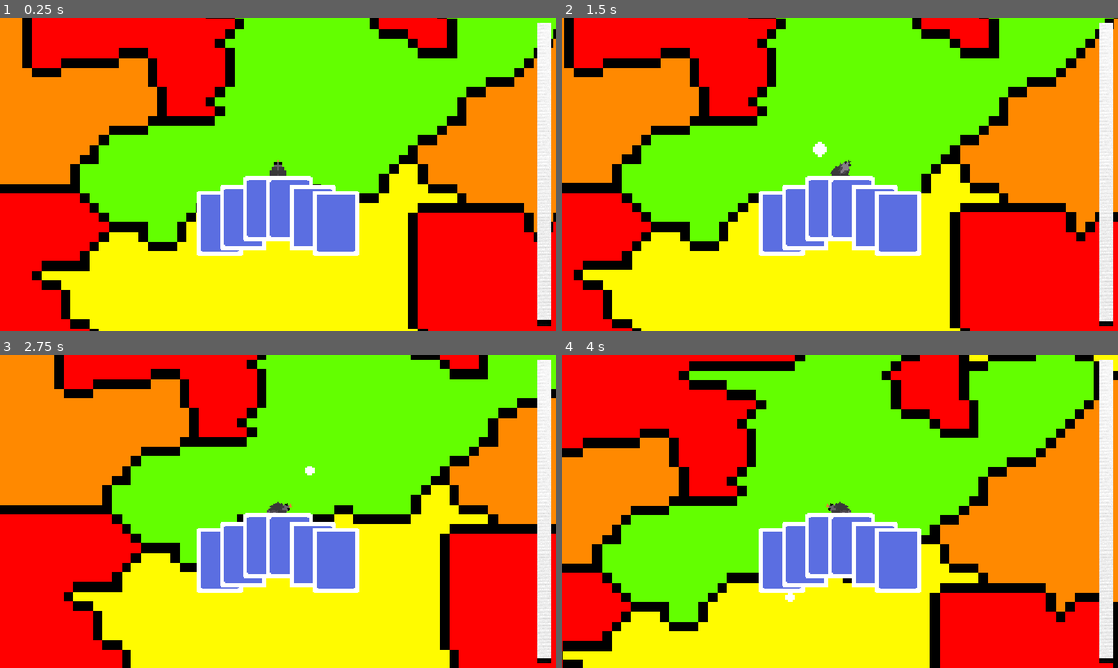
Above: before the commit, frames 1-4 (two rows, left to right).
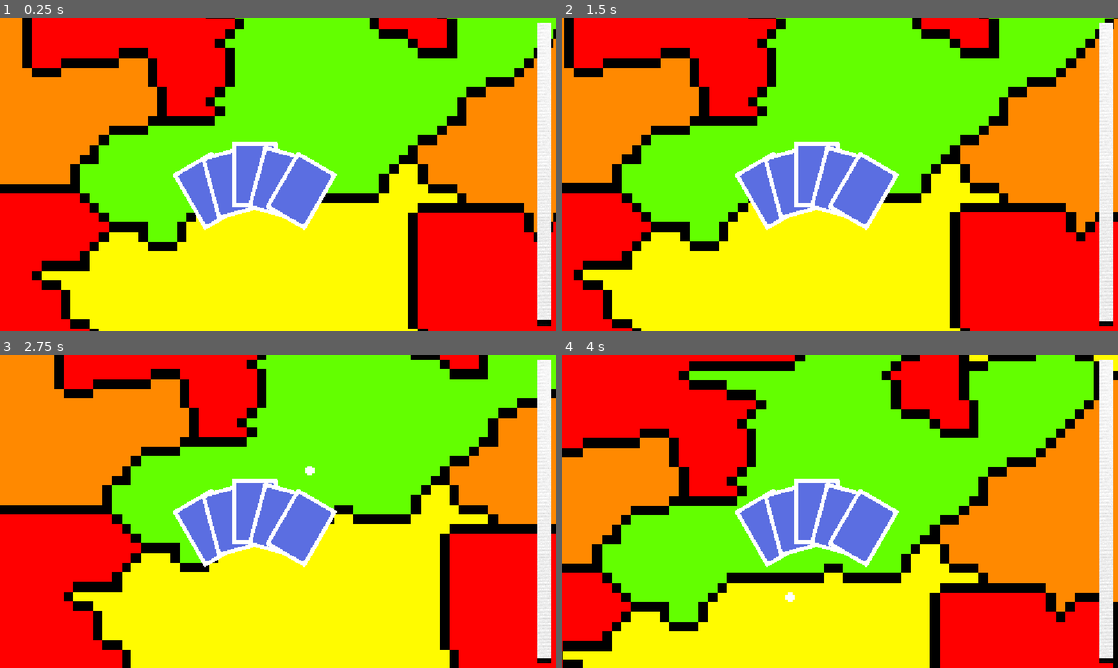
Above: after the commit, the same moments.

Repository: errorcodezero/horizons-nexus
Game: Godot game, scene res://scenes/main.tscn
Two runs of this game, one before a commit and one after it. Both use one fixed random seed, a clock stepped at 60 frames per second and the inputs below.
Inputs (mouse positions are in pixels of both pictures, inside the frame that each line leads up to):
- Up to frame 1 (0.25 s): no input
- Up to frame 2 (1.5 s): tap Enter (dialogs_continue_action) at 0.5 s; move the mouse to (962, 158) at 0.52 s; hold D (Turn Right) 0.53-1.25 s; hold Space (Action) 0.53-1.25 s; click (962, 158) at 0.67 s; drag from (728, 190) to (812, 237) at 1.27 s
- Up to frame 3 (2.75 s): move the mouse to (333, 442) at 2.02 s; hold D (Turn Right) from 2.03 s (still down); hold Space (Action) from 2.03 s (still down)
- Up to frame 4 (4 s): release D (Turn Right) at 2.75 s; release Space (Action) at 2.75 s; drag from (812, 574) to (673, 464) at 2.77 s; move the mouse to (1006, 558) at 3.52 s; hold A (Turn Left) from 3.53 s (still down); hold Space (Action) from 3.53 s (still down)

The runs differ from the first frame. In frame 1, 7.7% of the frame differs, in the area x 31-65%, y 39-76%; in frame 2, 7.7%; in frame 3, 7.7%; in frame 4, 7.7%.

Commit message:
card animation

Diff:
--- a/scenes/cards/card_holder.gd
+++ b/scenes/cards/card_holder.gd
@@ -1,26 +1,31 @@
 extends Control
 
-@export var spacingCurve: Curve
 @export var liftCurve: Curve
 @export var cardsOverlap: float = 0.5
+@export var maxRotation: float = PI/6
 
-var basePosition = position
+var basePosition: Vector2
+
 var mousePressed: bool
 var mousePosition: Vector2
 
 var cards: Array[CardBody]
 
 func updateCards():
+	basePosition = get_viewport_rect().size / 2
 	var cardsSize: int = cards.size()
 	if cardsSize == 0:
 		return
 	for cardIndex: int in range(cardsSize):
 		var card: CardBody = cards[cardIndex]
 		var ratio: float = 0.5 if cardsSize == 1 else float(cardIndex) / float(cardsSize - 1)
+		var centered: float = ratio * 2.0 - 1.0
 		var lift: float = liftCurve.sample(ratio)
-		var cardDimentions: Vector2 = card.size * card.scale
+		var cardDimentions: Vector2 = card.get_rect().size * card.scale
 		card.z_index = cardIndex
-		card.position = basePosition + Vector2(cardIndex * cardDimentions.x * cardsOverlap, 0.175 - lift * cardDimentions.y / 4) - Vector2(cardDimentions.x + (cardsOverlap * cardDimentions.x * (cardsSize - 1)), 0) / 2
+		card.global_position = basePosition + Vector2(cardIndex * cardDimentions.x * cardsOverlap, 0.175 - lift * cardDimentions.y / 4) - Vector2(cardDimentions.x + (cardsOverlap * cardDimentions.x * (cardsSize - 1)), 0) / 2
+		card.rotation = centered * maxRotation
+
 
 func _input(event: InputEvent) -> void:
 	if event.is_action_pressed("Left Click"):
--- a/scenes/cards/card_holder.tscn
+++ b/scenes/cards/card_holder.tscn
@@ -1,12 +1,6 @@
 [gd_scene format=3 uid="uid://bht8rjss5tv6h"]
 
 [ext_resource type="Script" uid="uid://ddvbvmf8tyoq7" path="res://scenes/cards/card_holder.gd" id="1_rdri3"]
-
-[sub_resource type="Curve" id="Curve_rdri3"]
-_limits = [-1.0, 1.0, 0.0, 1.0]
-_data = [Vector2(0, -1), 0.0, 2.0100503, 0, 0, Vector2(1, 1), 1.9356993, 0.0, 0, 0]
-point_count = 2
-metadata/_snap_enabled = true
 
 [sub_resource type="Curve" id="Curve_507wa"]
 _limits = [-1.0, 0.0, 0.0, 1.0]
@@ -17,9 +11,7 @@
 layout_mode = 3
 anchors_preset = 0
 script = ExtResource("1_rdri3")
-spacingCurve = SubResource("Curve_rdri3")
 liftCurve = SubResource("Curve_507wa")
 
 [connection signal="child_entered_tree" from="." to="." method="_on_child_entered_tree"]
 [connection signal="child_exiting_tree" from="." to="." method="_on_child_exiting_tree"]
-[connection signal="child_order_changed" from="." to="." method="_on_child_order_changed"]
--- a/scenes/cards/cards.gd
+++ b/scenes/cards/cards.gd
@@ -1,2 +1,2 @@
 class_name CardBody
-extends TextureRect
+extends Sprite2D
--- a/scenes/cards/cards.tscn
+++ b/scenes/cards/cards.tscn
@@ -3,11 +3,7 @@
 [ext_resource type="Texture2D" uid="uid://d07kxum0lk8xn" path="res://assets/card_template.png" id="1_m273a"]
 [ext_resource type="Script" uid="uid://b0f0wluclee80" path="res://scenes/cards/cards.gd" id="2_6k1sf"]
 
-[node name="Cards" type="TextureRect" unique_id=763638295]
-offset_right = 750.0
-offset_bottom = 1050.0
+[node name="Cards" type="Sprite2D" unique_id=1193239210]
 scale = Vector2(0.128, 0.128)
 texture = ExtResource("1_m273a")
-expand_mode = 1
-stretch_mode = 4
 script = ExtResource("2_6k1sf")
--- a/scenes/main.tscn
+++ b/scenes/main.tscn
@@ -11,6 +11,7 @@
 [node name="city" type="Node2D" parent="." unique_id=1402288511]
 
 [node name="San Francisco" parent="city" unique_id=1350068862 instance=ExtResource("1_0wfyh")]
+z_index = -2
 
 [node name="SpeedHUD" parent="." unique_id=1818098063 instance=ExtResource("2_jyhfs")]
 
@@ -24,25 +25,20 @@
 grow_vertical = 2
 
 [node name="Cards" parent="SpeedHUD/cardHolder" unique_id=1942821490 instance=ExtResource("4_tbgi4")]
+layout_mode = 1
+
+[node name="Cards2" parent="SpeedHUD/cardHolder" unique_id=763638295 instance=ExtResource("4_tbgi4")]
+layout_mode = 1
+
+[node name="Cards3" parent="SpeedHUD/cardHolder" unique_id=1107575124 instance=ExtResource("4_tbgi4")]
+layout_mode = 1
+
+[node name="Cards4" parent="SpeedHUD/cardHolder" unique_id=1083686272 instance=ExtResource("4_tbgi4")]
 layout_mode = 0
+anchors_preset = 0
 
-[node name="Cards2" parent="SpeedHUD/cardHolder" unique_id=1939541485 instance=ExtResource("4_tbgi4")]
+[node name="Cards5" parent="SpeedHUD/cardHolder" unique_id=1895250932 instance=ExtResource("4_tbgi4")]
 layout_mode = 0
-
-[node name="Cards3" parent="SpeedHUD/cardHolder" unique_id=763638295 instance=ExtResource("4_tbgi4")]
-layout_mode = 0
-
-[node name="Cards4" parent="SpeedHUD/cardHolder" unique_id=1482633079 instance=ExtResource("4_tbgi4")]
-layout_mode = 0
-
-[node name="Cards5" parent="SpeedHUD/cardHolder" unique_id=1007668231 instance=ExtResource("4_tbgi4")]
-layout_mode = 0
-offset_left = -576.0
-offset_top = -324.0
-offset_right = 174.0
-offset_bottom = 726.0
-
-[node name="Cards6" parent="SpeedHUD/cardHolder" unique_id=1838298534 instance=ExtResource("4_tbgi4")]
-layout_mode = 0
+anchors_preset = 0
 
 [node name="Pigeon" parent="." unique_id=2018570939 instance=ExtResource("3_sugp2")]
--- a/scenes/pigeon/pigeon.gd
+++ b/scenes/pigeon/pigeon.gd
@@ -9,7 +9,6 @@
 @onready var sprite_2d: Sprite2D = $Sprite2D
 @onready var cooldown: Timer = $Cooldown
 @onready var spawner: Node2D = $Spawner
-
 
 var input_linear: float
 var input_angular: float
